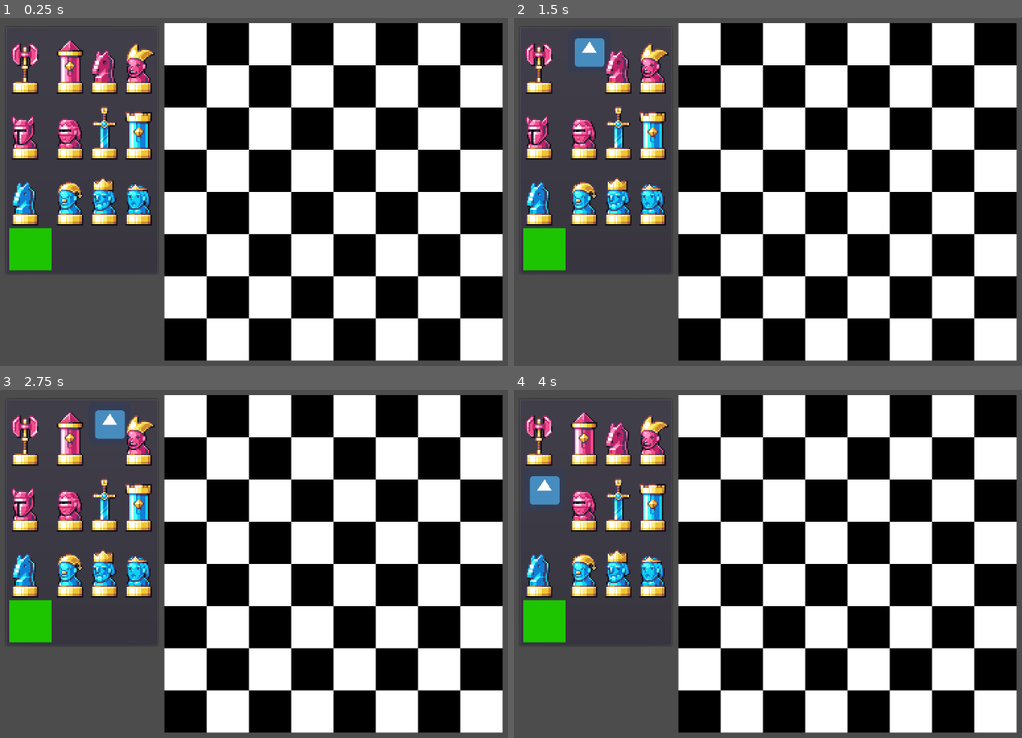
Above: before the commit, frames 1-4 (two rows, left to right).
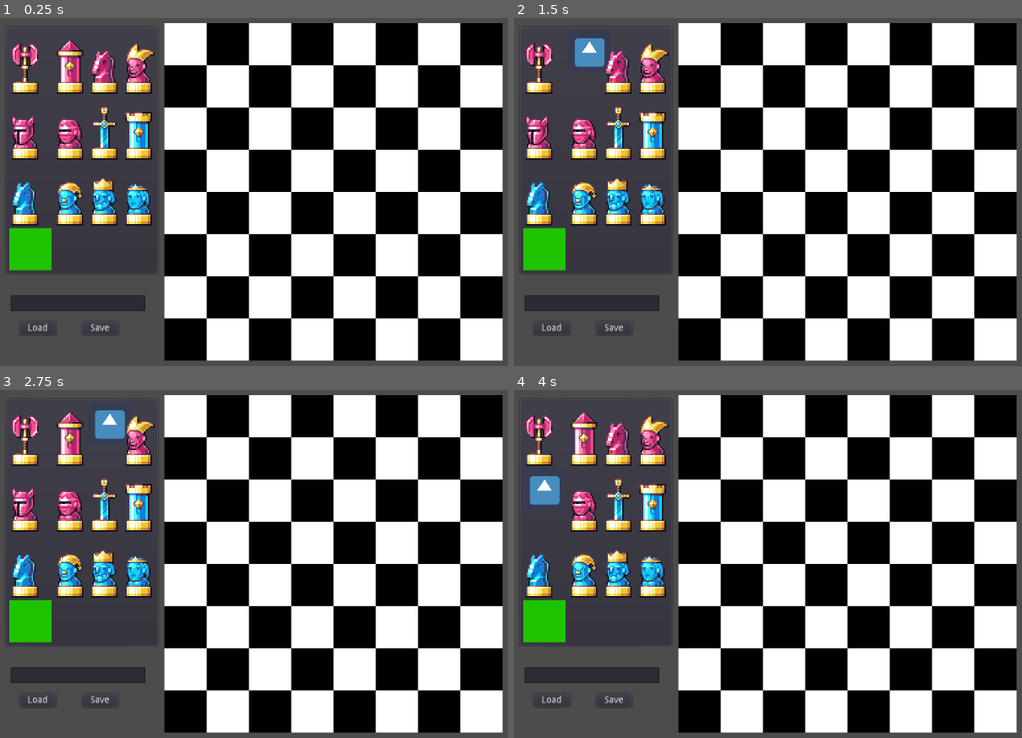
Above: after the commit, the same moments.

Repository: cis3296f22/ExcessChess
Game: Godot game, scene res://crafting_menu/CraftingMenu.tscn
Same seed, same stepped clock (60 frames per second), same inputs: the game is played once before the commit and once after it. The engine's default icon, where the game draws it, is replaced by a stand-in: a white triangle on a blue panel in a dark square.
Inputs (mouse positions are in pixels of both pictures, inside the frame that each line leads up to):
- Up to frame 1 (0.25 s): no input
- Up to frame 2 (1.5 s): click (544, 63) at 0.5 s; click (585, 63) at 1.25 s
- Up to frame 3 (2.75 s): click (106, 435) at 2 s
- Up to frame 4 (4 s): click (651, 435) at 2.75 s; click (544, 501) at 3.5 s

The runs differ from the first frame. In frame 1, 1.3% of the frame differs, in the area x 2-29%, y 79-91%; in frame 2, 1.3%; in frame 3, 1.3%; in frame 4, 1.3%.

Commit message:
Added option to save a crafted configuration to the user data, and to load it back into the crafing menu. While incorrect paths print a warining in the terminal, they do not display anything user-side yet.

Diff:
--- a/code/Util.gd
+++ b/code/Util.gd
@@ -1,6 +1,25 @@
 extends Node
 
 #Autoload class for global variables and utility classes, such as point
+
+
+#Textures. Potential addition: changing these via a function to a user-given texture set.
+var white_pawn_tex = preload("res://assets/pieces/white_pawn.png")
+var white_rook_tex = preload("res://assets/pieces/white_rook.png")
+var white_knight_tex = preload("res://assets/pieces/white_knight.png")
+var white_bishop_tex = preload("res://assets/pieces/white_bishop.png")
+var white_king_tex = preload("res://assets/pieces/white_king.png")
+var white_queen_tex = preload("res://assets/pieces/white_queen.png")
+
+var black_pawn_tex = preload("res://assets/pieces/black_pawn.png")
+var black_rook_tex = preload("res://assets/pieces/black_rook.png")
+var black_knight_tex = preload("res://assets/pieces/black_knight.png")
+var black_bishop_tex = preload("res://assets/pieces/black_bishop.png")
+var black_king_tex = preload("res://assets/pieces/black_king.png")
+var black_queen_tex = preload("res://assets/pieces/black_queen.png")
+
+
+
 
 
 class point:# Declare member variables here. Examples:
--- a/code/crafting_menu/Board.gd
+++ b/code/crafting_menu/Board.gd
@@ -22,6 +22,10 @@
 func as_string():
 	return $PieceDrawer.as_string()
 
+#Replace the contents of the board using a string to specify piece layout
+func from_string(string):
+	$PieceDrawer.from_string(string)
+
 #Set the higlight overlay on a certain tile. Default collor is a yellow.
 #Use any color with the last value (the alpha) set to 0 to clear. For example, Color(0,0,0,0) is "Transparent black"
 func highlight_square(child:int, color:Color = Color(1,1,0,0.75)):
--- a/code/crafting_menu/CraftingMenu.gd
+++ b/code/crafting_menu/CraftingMenu.gd
@@ -10,10 +10,46 @@
 
 	$Board.connect("tile_clicked",self,"tile_placed")
 
+	#Load/save board
+	$NameInput/LoadButton.connect("pressed",self,"load_board")
+
+	#save board
+	$NameInput/SaveButton.connect("pressed",self,"save_board")
+
 #	$Board.highlight_square(2)
 #	$Board.highlight_square(3)
 #	$Board.highlight_square(12)
 #	$Board.clear_highlights()
+
+
+func save_board():
+	var path = $NameInput.get_text()
+
+	if(path == ""): #Todo: give user warning (not in terminal)
+		print("Name not given!")
+		return
+	var file = File.new()
+	file.open("user://"+path, file.WRITE)
+	file.store_string($Board.as_string())
+	file.close()
+
+
+func load_board():
+	#Get the provided name
+	var path = "user://" + $NameInput.get_text()
+	var file = File.new()
+
+	if(file.file_exists(path)):
+		#Proceed with loading
+		print("File ", path," exists!")
+		file.open(path, file.READ)
+		$Board.from_string(file.get_as_text())
+		file.close()
+	else:
+		#Todo: display user warning
+		print("File does not exist, loading default...")
+		$Board.from_string("8 8 _ black_pawn _ _ black_pawn _ _ _ _ _ _ black_pawn _ _ _ _ _ _ _ _ _ _ _ _ _ _ white_pawn white_pawn _ _ _ _ _ _ _ _ _ _ _ _ _ _ _ _ _ _ _ _ _ _ _ _ _ _ _ _ _ _ _ _ _ _ white_queen white_queen")
+
 
 
 var selected_texture = null
@@ -33,9 +69,4 @@
 	print("Tile ", tile, " selected")
 #	$Board/PieceDrawer.show_child(tile, selected_texture)
 	$Board.set_piece(tile, selected_texture)
-	save_board()
-
-
-func save_board():
-	if print_debug_msg: print( $Board.as_string() )
-	#Todo: write this to a file
+#	print($Board.as_string())
--- a/code/crafting_menu/CraftingMenu.tscn
+++ b/code/crafting_menu/CraftingMenu.tscn
@@ -20,3 +20,23 @@
 margin_top = 22.0
 margin_right = 281.0
 margin_bottom = 22.0
+
+[node name="NameInput" type="LineEdit" parent="."]
+margin_left = 48.0
+margin_top = 435.0
+margin_right = 252.0
+margin_bottom = 459.0
+
+[node name="LoadButton" type="Button" parent="NameInput"]
+margin_left = 14.0
+margin_top = 40.0
+margin_right = 69.0
+margin_bottom = 60.0
+text = "Load"
+
+[node name="SaveButton" type="Button" parent="NameInput"]
+margin_left = 109.0
+margin_top = 40.0
+margin_right = 163.0
+margin_bottom = 60.0
+text = "Save"
--- a/code/crafting_menu/PieceDrawer.gd
+++ b/code/crafting_menu/PieceDrawer.gd
@@ -47,31 +47,79 @@
 		else:
 			var tex = piece.texture.load_path
 			if("white_pawn" in tex):
-				result += "wp "
+				result += "white_pawn "
 			elif("white_rook" in tex):
-				result += "wr "
+				result += "white_rook "
 			elif("white_knight" in tex):
-				result += "wk "
+				result += "white_knight "
 			elif("white_bishop" in tex):
-				result += "wb "
+				result += "white_bishop "
 			elif("white_king" in tex):
-				result += "wk "
+				result += "white_king "
 			elif("white_queen" in tex):
-				result += "wq "
+				result += "white_queen "
 		#Black pieces
 			elif("black_pawn" in tex):
-				result += "bp "
+				result += "black_pawn "
 			elif("black_rook" in tex):
-				result += "br "
+				result += "black_rook "
 			elif("black_knight" in tex):
-				result += "bk "
+				result += "black_knight "
 			elif("black_bishop" in tex):
-				result += "bb "
+				result += "black_bishop "
 			elif("black_king" in tex):
-				result += "bk "
+				result += "black_king "
 			elif("black_queen" in tex):
-				result += "bq "
+				result += "black_queen "
 		#unknown
 			else:
 				result += "_ "
 	return result
+
+
+func from_string(string):
+	#split the string by whitespace. See:
+	# https://github.com/godotengine/godot/issues/29554#issuecomment-500126883
+	var r = RegEx.new()
+	r.compile("\\S+") # negated whitespace character class
+	var count = -2 #So forst peice will be 0
+	for m in r.search_all(string):
+		var token = m.get_string()
+
+		if(count < 0): #Len and width
+			count += 1
+			continue #TODO: resize/validate based on these values.
+
+		if token == "_":
+			show_child(count,null)
+		elif token == "white_pawn":
+			show_child(count, Util.white_pawn_tex)
+		elif token == "white_rook":
+			show_child(count, Util.white_rook_tex)
+		elif token == "white_knight":
+			show_child(count, Util.white_knight_tex)
+		elif token == "white_bishop":
+			show_child(count, Util.white_bishop_tex)
+		elif token == "white_king":
+			show_child(count, Util.white_king_tex)
+		elif token == "white_queen":
+			show_child(count, Util.white_queen_tex)
+	#Black pieces
+		elif token == "black_pawn":
+			show_child(count, Util.black_pawn_tex)
+		elif token == "black_rook":
+			show_child(count, Util.black_rook_tex)
+		elif token == "black_knight":
+			show_child(count, Util.black_knight_tex)
+		elif token == "black_bishop":
+			show_child(count, Util.black_bishop_tex)
+		elif token == "black_king":
+			show_child(count, Util.black_king_tex)
+		elif token == "black_queen":
+			show_child(count, Util.black_queen_tex)
+	#unknown
+		else:
+			show_child(count, null)
+
+		count += 1
+	#End loop
